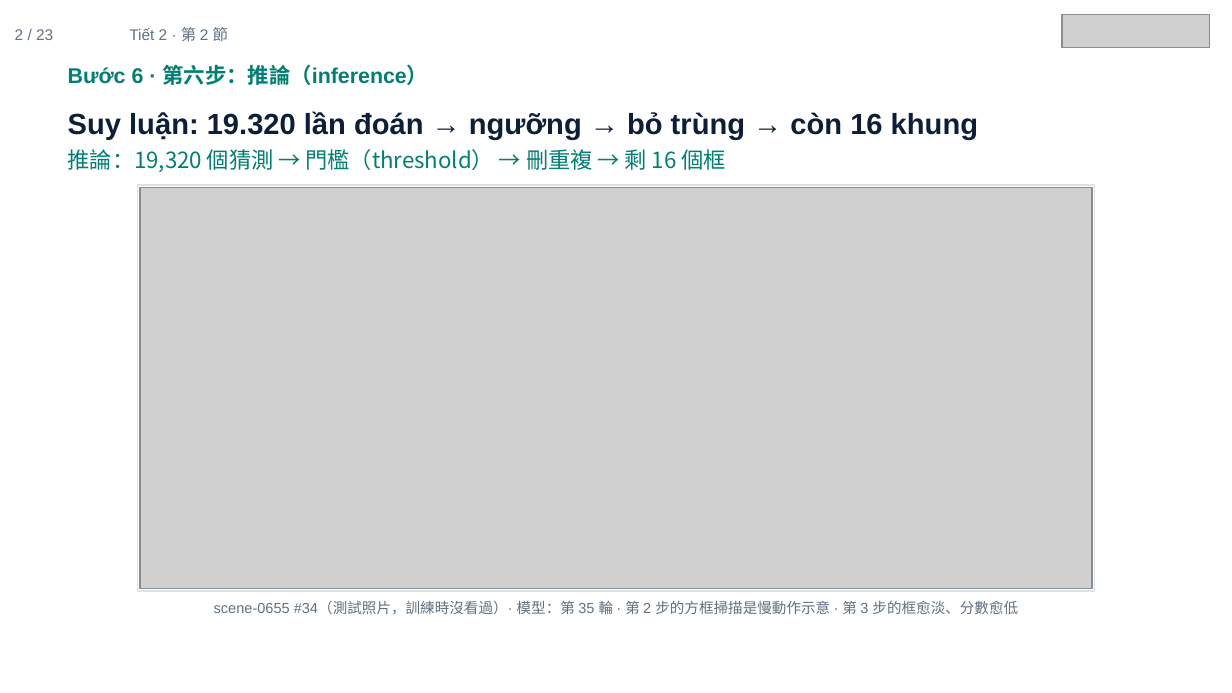
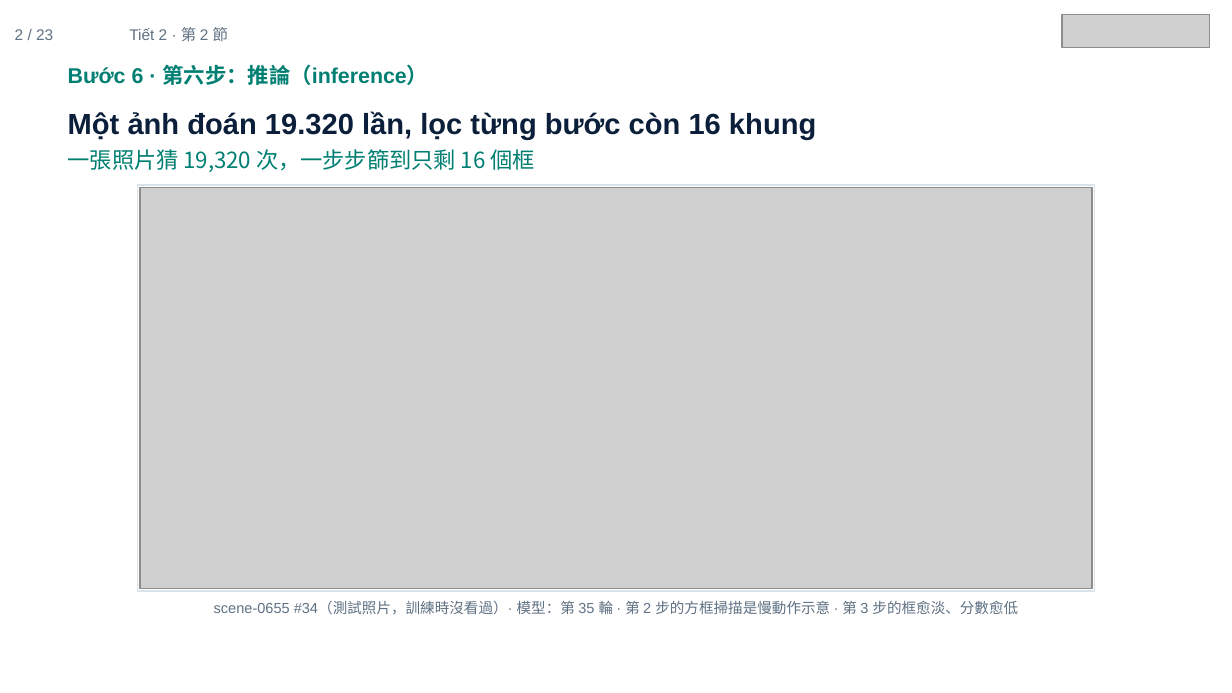
Before and after one commit to ch-neural/MITUST-Principles-of-Self-Driving-Cars, a slide deck: slide 2 of 第十週(11-12)/第十週_第2節_簡報.pptx. Drawn at 1232x693 pixels with LibreOffice and Linux fonts; fonts in the diff are those of the drawing; grey boxes stand for pictures. Boxes give left, top, right and bottom in pixels: in the first picture for what was removed or moved away, otherwise in the second. Text is boxed around its words. In the diff, an @@ line names an element or a change of style, - is before the commit and + after.

```diff
--- a/第十週(11-12)/第十週_第2節_簡報.pptx
+++ b/第十週(11-12)/第十週_第2節_簡報.pptx
@@ text at (68,111,816,172): text changed @@
-Suy luận: 19.320 lần đoán → ngưỡng → bỏ trùng → còn 16 khung
-推論：19,320 個猜測 → 門檻（threshold） → 刪重複 → 剩 16 個框
+Một ảnh đoán 19.320 lần, lọc từng bước còn 16 khung
+一張照片猜 19,320 次，一步步篩到只剩 16 個框
```
Also in this commit, not shown: 12 other slides changed.
